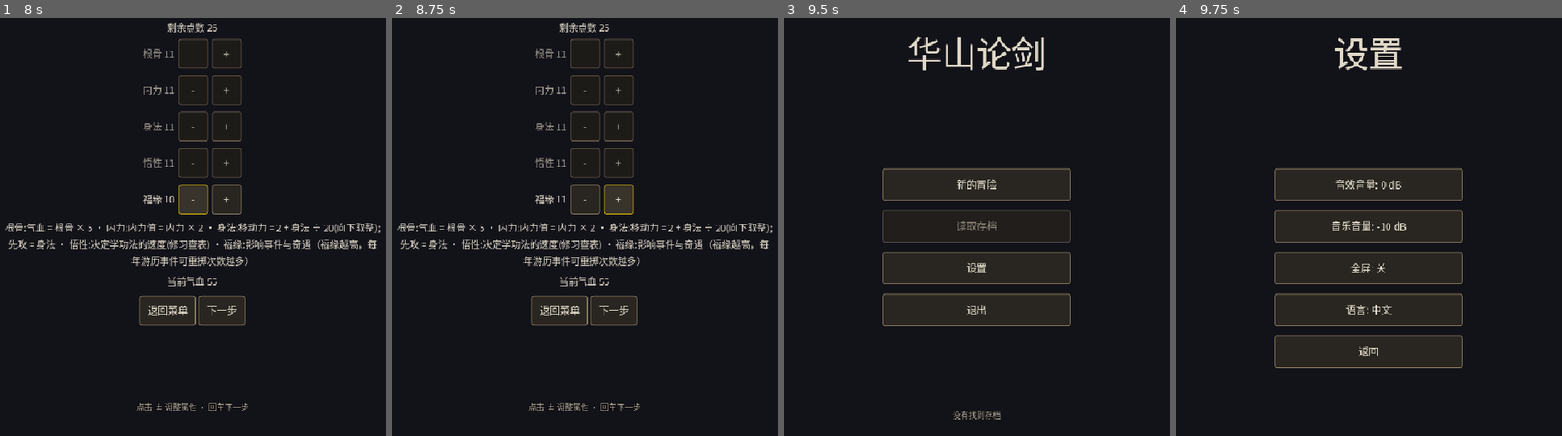
Above: before the commit, frames 1-4 (left to right).
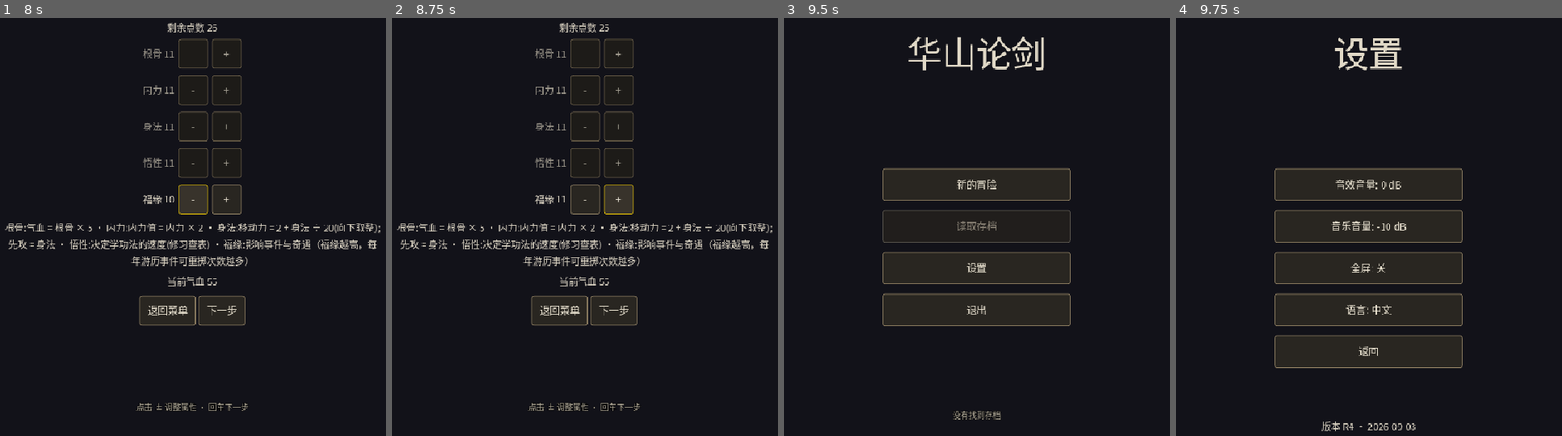
Above: after the commit, the same moments.

Repository: linxuhao/jinyong-heroes
Game: Godot game, scene res://scenes/menu.tscn
Two runs of this game, one before a commit and one after it. Both use one fixed random seed, a clock stepped at 60 frames per second and the inputs below. Sound files missing from this copy of the repository are replaced by a short silence.
Inputs:
- Up to frame 1 (8 s): click "新的冒险" at 0.5 s; click "-" at 1.25 s; click "+" at 2 s; click "-" at 2.75 s; click "+" at 3.5 s; click "-" at 4.25 s; click "+" at 5 s; click "-" at 5.75 s; click "+" at 6.5 s; click "-" at 7.25 s
- Up to frame 2 (8.75 s): click "+" at 8 s
- Up to frame 3 (9.5 s): click "返回菜单" at 8.75 s
- Up to frame 4 (9.75 s): click "设置" at 9.5 s

Frames 1-3 are identical in both runs. In frame 4, 0.2% of the frame differs, in the area x 37-63%, y 96-99%.

Commit message:
dpe_game/t_impl: rename_display_layer [jinyong-nicknames] (13 file(s))

Diff:
--- a/scripts/autoload/i18n.gd
+++ b/scripts/autoload/i18n.gd
@@ -119,8 +119,8 @@
 	"战斗开始！": "Battle Start!",
 	"继续 ▶": "Continue ▶",
 	"跳过教程": "Skip Tutorial",
-	"你是杨过。击败五大高手，夺得华山论剑的胜者！\n\n按「继续」或回车继续。":
-		"You are Yang Guo. Defeat the five grandmasters and claim victory at the Duel at Mount Hua!\n\nPress \"Continue\" or Enter to continue.",
+	"你是独臂大虾。击败五大高手，夺得华山论剑的胜者！\n\n按「继续」或回车继续。":
+		"You are the One-Armed Prawn. Defeat the five grandmaster shrimp and claim victory at the Duel at Mount Hua!\n\nPress \"Continue\" or Enter to continue.",
 	"WASD/方向键每次移动一格。每回合有 4 点移动力。\n\n现在就试试移动吧！":
 		"WASD / arrow keys move one tile at a time. You have 4 movement points per round.\n\nTry moving now!",
 	"移动到敌人身边，按 J（或鼠标左键）进行普通攻击。":
@@ -134,14 +134,20 @@
 		"Tutorial complete. Defeat the five grandmasters!\n\nPress \"Continue\" to start the battle.",
 
 	# --- Characters -------------------------------------------------------
-	"杨过": "Yang Guo",
-	"黄药师": "Huang Yaoshi",
-	"欧阳锋": "Ouyang Feng",
-	"段智兴": "Duan Zhixing",
-	"洪七公": "Hong Qigong",
-	"王重阳": "Wang Chongyang",
-	"侠客": "Wanderer",
-	"陪练弟子": "Sparring Disciple",
+	# R4 owner ruling: the display layer carries shrimp nicknames only — no
+	# personal name (and no personal-name transliteration on the EN side) may
+	# ever render. The zh key IS the on-screen string; the EN value is the
+	# coined nickname translation (personal-name-free).
+	"独臂大虾": "One-Armed Prawn",
+	"东邪虾": "East Heretic Shrimp",
+	"西毒虾": "West Poison Shrimp",
+	"南帝虾": "South Emperor Shrimp",
+	"北丐虾": "North Beggar Shrimp",
+	"中神通虾": "Central Divine Shrimp",
+	"侠客虾": "Wanderer Shrimp",
+	"陪练虾": "Sparring Shrimp",
+	# UI labels
+	"版本": "Build",
 
 	# --- Tutorial-battle skills (battlefield.gd) --------------------------
 	"重剑无锋": "Heavy Edge",
--- a/scripts/autoload/tutorial_manager.gd
+++ b/scripts/autoload/tutorial_manager.gd
@@ -100,7 +100,7 @@
 ## Body strings (with BBCode) keyed by step id.
 const _STEP_BODIES: Dictionary = {
 	STEP_WELCOME: (
-		"你是杨过。击败五大高手，夺得华山论剑的胜者！\n\n"
+		"你是独臂大虾。击败五大高手，夺得华山论剑的胜者！\n\n"
 		+ "按「继续」或回车继续。"
 	),
 	STEP_MOVEMENT: (
--- a/scripts/battlefield.gd
+++ b/scripts/battlefield.gd
@@ -483,7 +483,7 @@
 	# Yang Guo (player)
 	var cd = CharacterData.new()
 	cd.character_name = "Yang Guo"
-	cd.display_name = "杨过"
+	cd.display_name = "独臂大虾"
 	cd.max_health = 1000
 	cd.move_range = 4
 	cd.attack_damage = 30
@@ -502,7 +502,7 @@
 	# East Heretic (东邪黄药师)
 	cd = CharacterData.new()
 	cd.character_name = "East Heretic"
-	cd.display_name = "黄药师"
+	cd.display_name = "东邪虾"
 	cd.max_health = 95
 	cd.move_range = 4
 	cd.attack_damage = 22
@@ -521,7 +521,7 @@
 	# West Poison (西毒欧阳锋)
 	cd = CharacterData.new()
 	cd.character_name = "West Poison"
-	cd.display_name = "欧阳锋"
+	cd.display_name = "西毒虾"
 	cd.max_health = 115
 	cd.move_range = 3
 	cd.attack_damage = 26
@@ -540,7 +540,7 @@
 	# South Emperor (南帝段智兴)
 	cd = CharacterData.new()
 	cd.character_name = "South Emperor"
-	cd.display_name = "段智兴"
+	cd.display_name = "南帝虾"
 	cd.max_health = 100
 	cd.move_range = 3
 	cd.attack_damage = 24
@@ -559,7 +559,7 @@
 	# North Beggar (北丐洪七公)
 	cd = CharacterData.new()
 	cd.character_name = "North Beggar"
-	cd.display_name = "洪七公"
+	cd.display_name = "北丐虾"
 	cd.max_health = 120
 	cd.move_range = 3
 	cd.attack_damage = 28
@@ -578,7 +578,7 @@
 	# Central Divine (中神通王重阳)
 	cd = CharacterData.new()
 	cd.character_name = "Central Divine"
-	cd.display_name = "王重阳"
+	cd.display_name = "中神通虾"
 	cd.max_health = 130
 	cd.move_range = 3
 	cd.attack_damage = 26
--- a/scripts/data/battle_setup.gd
+++ b/scripts/data/battle_setup.gd
@@ -99,7 +99,7 @@
 	var stats: Dictionary = derive_stats(profile)
 	var cd = CharacterData.new()
 	cd.character_name = "ProgressionHero"
-	cd.display_name = "侠客"
+	cd.display_name = "侠客虾"
 	cd.max_health = int(stats.max_health)
 	cd.energy = int(stats.energy)
 	cd.move_range = int(stats.move_range)
--- a/scripts/data/encounter_data.gd
+++ b/scripts/data/encounter_data.gd
@@ -12,7 +12,7 @@
 static func sparring_partner() -> Resource:
 	var cd = CharacterData.new()
 	cd.character_name = "Sparring Partner"
-	cd.display_name = "陪练弟子"
+	cd.display_name = "陪练虾"
 	cd.max_health = 60
 	cd.attack_damage = 12
 	cd.move_range = 2
--- a/scripts/ui/hud.gd
+++ b/scripts/ui/hud.gd
@@ -9,18 +9,24 @@
 const SkillData = preload("res://scripts/data/skill_data.gd")
 const SkillButtonScript = preload("res://scripts/ui/skill_button.gd")
 
-## Display aliases for health-bar name labels: Chinese display names
-## (design §2.1 — every rendered string ships in Chinese; the names are short
-## enough to fit the 64 px label with no ellipsis).
+## Display aliases for health-bar name labels: Chinese shrimp-nickname display
+## names (R4 owner ruling — every rendered string ships in Chinese; no personal
+## name ever appears on screen). The nicknames are longer than the old personal
+## names, so readability is covered by the UiOcclusionWatch gate (violations == 0)
+## plus same-frame before/after comparisons — never a pixel-literal width pin.
 ## Only the health-bar display layer is affected — character_data.character_name,
 ## node names, turn-order names and order_names stay canonical and unchanged.
+## The two trailing entries close the raw-canonical leak seen on screen in the
+## 2026-09-02 pt2/pt3 frames (ProgressionHero / Sparring Partner rendered bare).
 const _DISPLAY_ALIASES := {
-	"Yang Guo": "杨过",
-	"East Heretic": "黄药师",
-	"West Poison": "欧阳锋",
-	"South Emperor": "段智兴",
-	"North Beggar": "洪七公",
-	"Central Divine": "王重阳",
+	"Yang Guo": "独臂大虾",
+	"East Heretic": "东邪虾",
+	"West Poison": "西毒虾",
+	"South Emperor": "南帝虾",
+	"North Beggar": "北丐虾",
+	"Central Divine": "中神通虾",
+	"ProgressionHero": "侠客虾",
+	"Sparring Partner": "陪练虾",
 }
 
 ## Default text of the skill description label — shown whenever no skill is
--- a/scripts/ui/round_indicator.gd
+++ b/scripts/ui/round_indicator.gd
@@ -60,12 +60,14 @@
 ## `order_names` observable keeps the full canonical names — playtest asserts
 ## depend on them. Unknown names pass through unchanged.
 const _ORDER_TOKENS := {
-	"Yang Guo": "杨过",
-	"East Heretic": "黄药师",
-	"Central Divine": "王重阳",
-	"South Emperor": "段智兴",
-	"North Beggar": "洪七公",
-	"West Poison": "欧阳锋",
+	"Yang Guo": "独臂大虾",
+	"East Heretic": "东邪虾",
+	"Central Divine": "中神通虾",
+	"South Emperor": "南帝虾",
+	"North Beggar": "北丐虾",
+	"West Poison": "西毒虾",
+	"ProgressionHero": "侠客虾",
+	"Sparring Partner": "陪练虾",
 }
 
 # ---------------------------------------------------------------------------
--- a/scripts/ui/settings_panel.gd
+++ b/scripts/ui/settings_panel.gd
@@ -27,6 +27,13 @@
 
 const ROW_COUNT: int = 5
 const STEP_DB: float = 3.0
+
+## R4 build stamp (review-mandated): a single constant so playtest reports can
+## be matched to the exact build across the local and web exports. Display layer
+## only — rendered by a programmatic Label in _ready() (settings_panel.tscn is
+## frozen); it is NOT enumerated in _refresh_title_overlap, so it can never flip
+## title_rows_overlap, and it sits outside the five option rows.
+const BUILD_STAMP: String = "R4 · 2026-09-03"
 
 ## Surface: currently focused row index (0..4) — keyboard/debug activation
 ## target.
@@ -61,6 +68,17 @@
 		)
 	# First render from the current SettingsManager mirrors (never cached).
 	_render()
+	# Build stamp (R4). Programmatic node — the scene is frozen — anchored
+	# bottom-wide beneath the option box in the free viewport band, centred.
+	# Deliberately kept out of _refresh_title_overlap's node list.
+	var stamp := Label.new()
+	stamp.name = "BuildStamp"
+	stamp.text = tr("版本") + " " + BUILD_STAMP
+	stamp.set_anchors_preset(Control.PRESET_BOTTOM_WIDE)
+	stamp.offset_top = -28.0
+	stamp.offset_bottom = -8.0
+	stamp.horizontal_alignment = HORIZONTAL_ALIGNMENT_CENTER
+	add_child(stamp)
 
 
 func _unhandled_input(event: InputEvent) -> void:
--- a/tests/test_skill_button_states.gd
+++ b/tests/test_skill_button_states.gd
@@ -194,7 +194,7 @@
 	ok = _expect(ok, gm != null, "Q4: GameManager autoload reachable in unit-test context")
 	if gm != null:
 		gm.set("_player", fake_player)
-		var t_active: String = ri._active_text("杨过")
+		var t_active: String = ri._active_text("Yang Guo")
 		gm.set("_player", null)
 		ok = _expect(ok, t_active.contains("移动"),
 				'Q4: active line contains "移动"')
@@ -204,7 +204,7 @@
 				'Q4: move_pips == "·".repeat(moves_left)')
 		fake_player.set("acted", true)
 		gm.set("_player", fake_player)
-		var t_done: String = ri._active_text("杨过")
+		var t_done: String = ri._active_text("Yang Guo")
 		gm.set("_player", null)
 		ok = _expect(ok, t_done.ends_with("结束"),
 				'Q4: acted active line ends "结束"')
--- a/tests/test_trait_effects.gd
+++ b/tests/test_trait_effects.gd
@@ -201,7 +201,7 @@
 	var p2 = EncounterData.sparring_partner()
 	ok = _expect(ok, p1 != p2, "two calls return distinct instances")
 	ok = _expect(ok, p1.character_name == "Sparring Partner", "character_name")
-	ok = _expect(ok, p1.display_name == "陪练弟子", "display_name")
+	ok = _expect(ok, p1.display_name == "陪练虾", "display_name")
 	ok = _expect(ok, p1.max_health == 60, "max_health 60")
 	ok = _expect(ok, p1.attack_damage == 12, "attack_damage 12")
 	ok = _expect(ok, p1.move_range == 2, "move_range 2")
Not shown, changed: playtest/round_one_snapshot_and_turn_order.yaml
Not shown, changed: playtest/ui_geometry_readability.yaml
Not shown, changed: design/20_content.md
